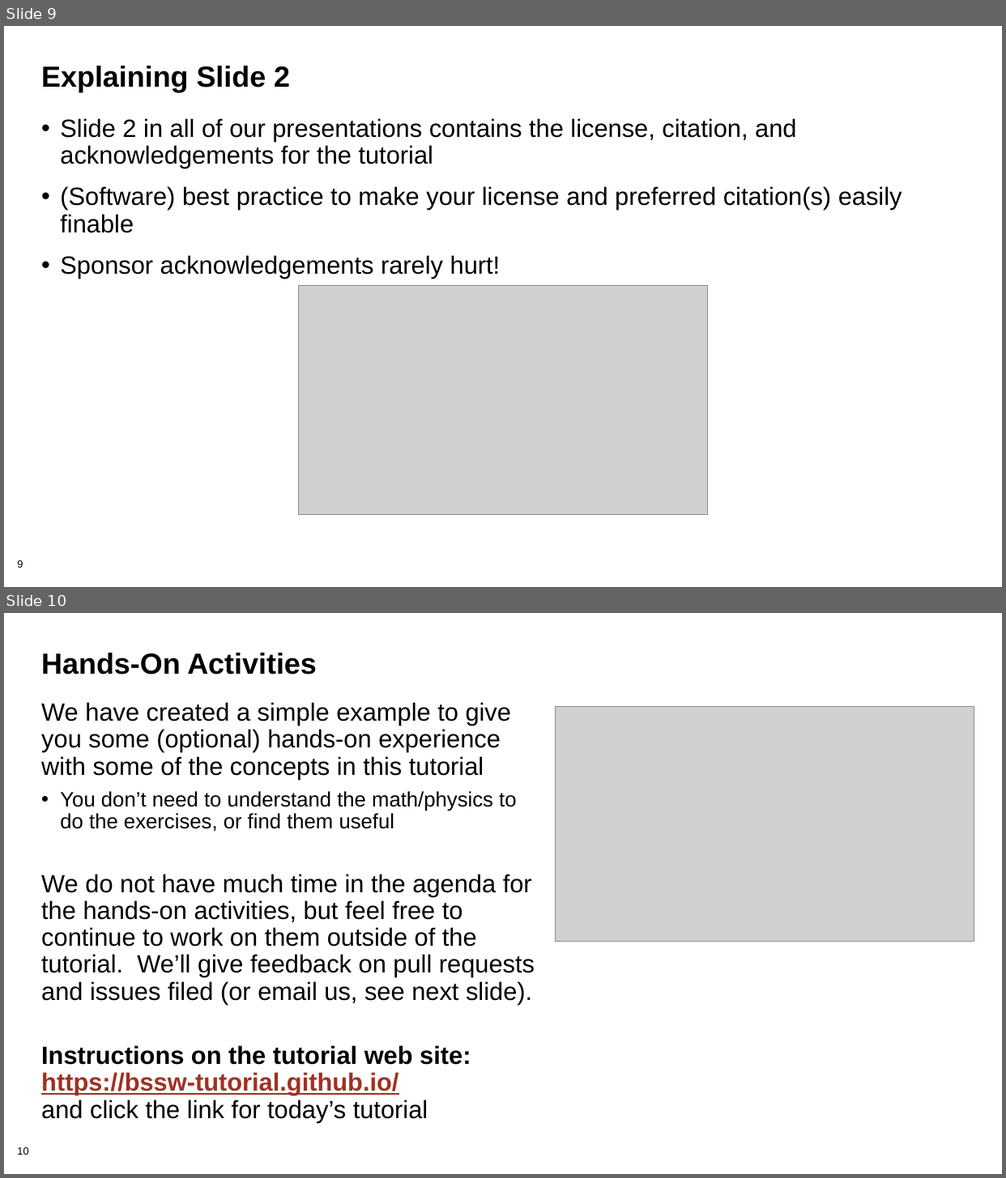
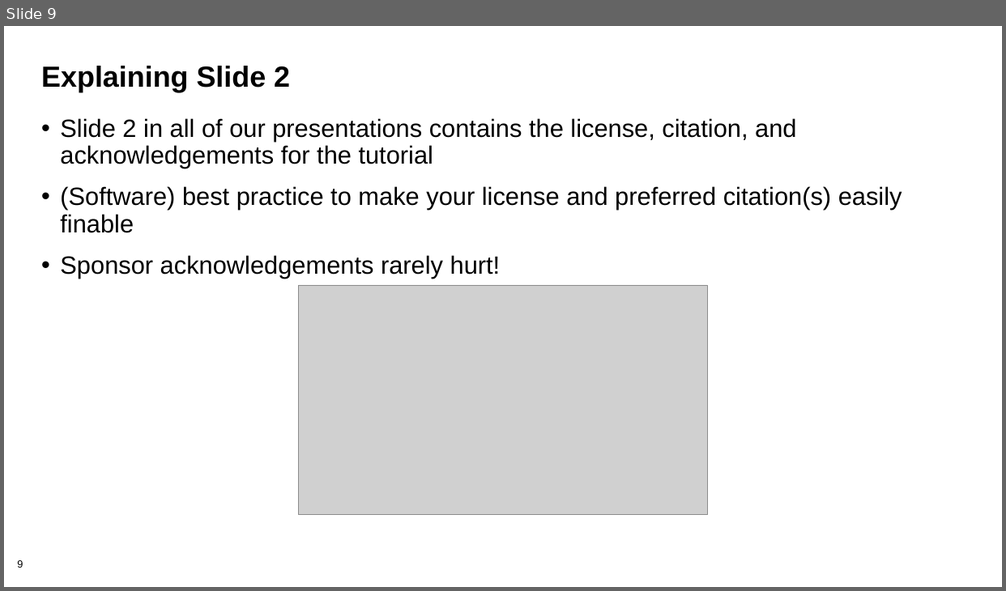
Before and after one commit to bssw-tutorial/presentations, a slide deck: intro.pptx. Shown one above the other, each under a label of ours: slides 9 and 10 before the commit, slide 9 after it. The pictures are 1006x1178 and 1006x591 pixels, drawn with LibreOffice and Linux fonts; fonts in the diff are those of the drawing; grey boxes stand for pictures; background and template pictures are left out. Boxes give left, top, right and bottom in pixels: in the first picture for what was removed or moved away, otherwise in the second. Text is boxed around its words. In the diff, an @@ line names an element or a change of style, - is before the commit and + after.

Commit message:
Up[date intro for ECP tutorial

```diff
--- a/intro.pptx
+++ b/intro.pptx
@@ slide 10 removed at [4, 613, 1002, 1174], background #FFFFFF; not listed: 1 template element that a slide beside it also shows @@
@@ title removed at [41, 653, 317, 675] @@
-Hands-On Activities
@@ text removed at [41, 702, 535, 1122] @@
-We have created a simple example to give you some (optional) hands-on experience with some of the concepts in this tutorial
-• You don’t need to understand the math/physics to do the exercises, or find them useful
-We do not have much time in the agenda for the hands-on activities, but feel free to continue to work on them outside of the tutorial. We’ll give feedback on pull requests and issues filed (or email us, see next slide).
-Instructions on the tutorial web site: https://bssw-tutorial.github.io/
-and click the link for today’s tutorial
@@ picture removed at [555, 707, 974, 941] @@
```
Also in this commit, not shown: 5 slides changed.
